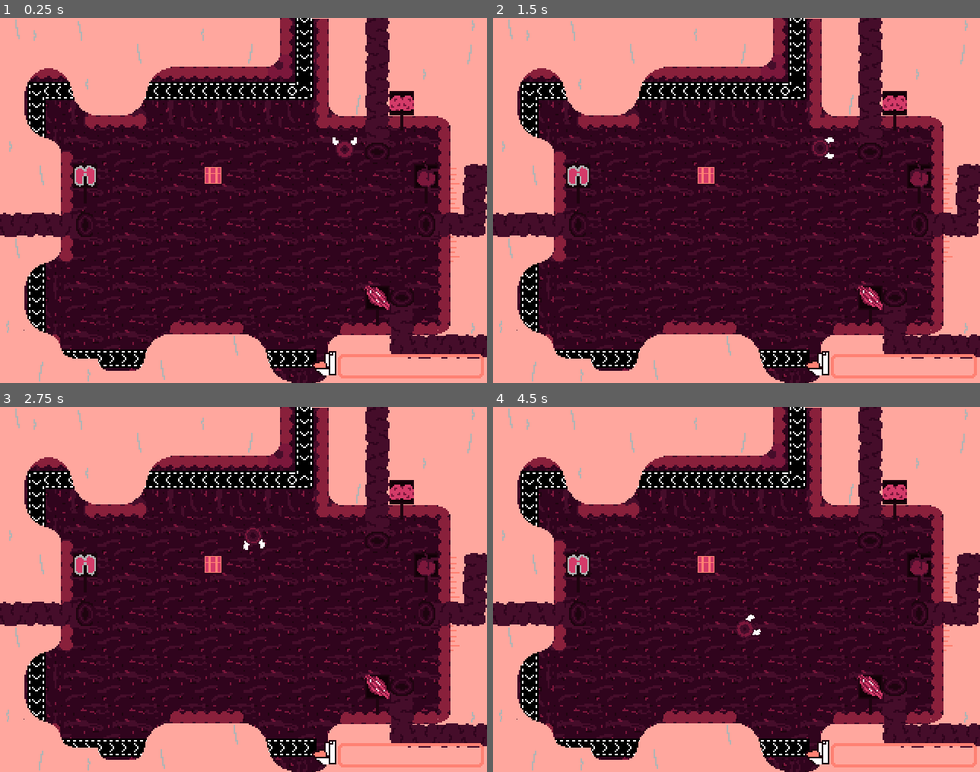
Above: before the commit, frames 1-4 (two rows, left to right).
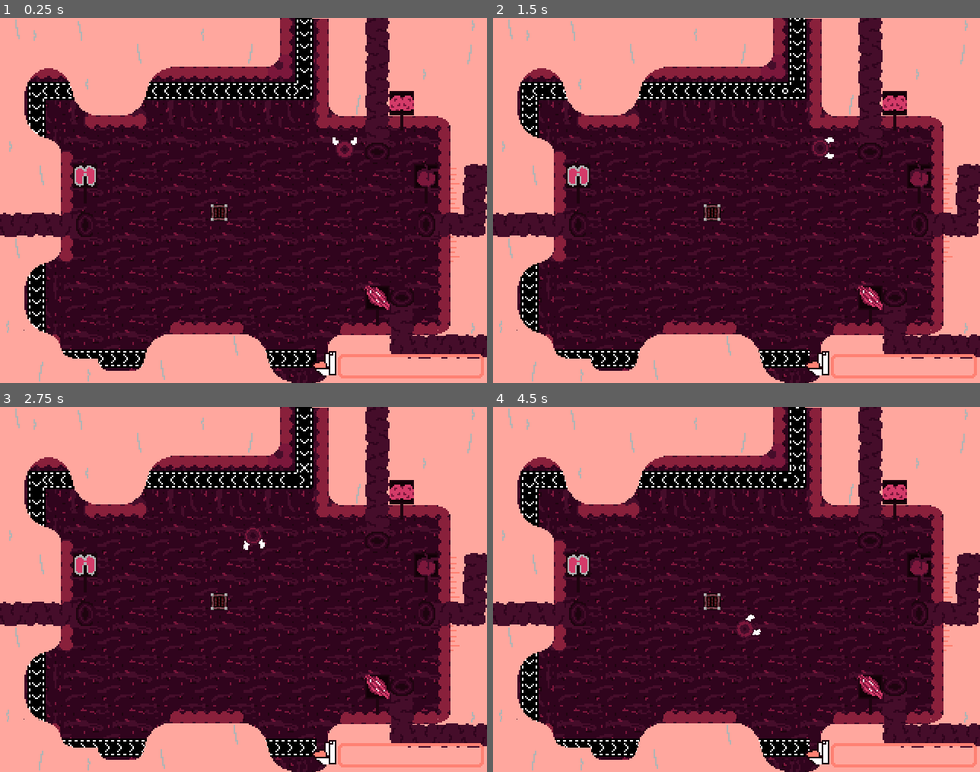
Above: after the commit, the same moments.

Repository: Flipez/arnold
Game: Godot game, scene res://Scenes/MainLevel.tscn
Two runs of this game, one before a commit and one after it. Both use one fixed random seed, a clock stepped at 60 frames per second and the inputs below. Sound files missing from this copy of the repository are replaced by a short silence.
Inputs:
- Up to frame 1 (0.25 s): no input
- Up to frame 2 (1.5 s): hold Right (ui_right) 0.53-1.28 s; tap Space (ui_select) at 0.77 s; hold Down (ui_down) from 1.28 s (still down)
- Up to frame 3 (2.75 s): tap Space (ui_select) at 1.52 s; release Down (ui_down) at 2.03 s; hold Right (ui_right) from 2.03 s (still down)
- Up to frame 4 (4.5 s): release Right (ui_right) at 2.78 s; hold Up (ui_up) 2.78-3.53 s; tap Space (ui_select) at 3.02, 3.77 s; hold Left (ui_left) from 3.53 s (still down)

The runs differ from the first frame. In frame 1, 1.3% of the frame differs, in the area x 5-65%, y 0-96%; in frame 2, 1.3%; in frame 3, 1.3%; in frame 4, 1.7%.

Commit message:
various fixes

Diff:
--- /dev/null
+++ b/Objects/Belt/Belt.gd
@@ -0,0 +1,11 @@
+extends StaticBody2D
+
+# Called when the node enters the scene tree for the first time.
+func _ready():
+  for sprite in get_children():
+    sprite.frame = 0
+    sprite.playing = true
+
+func set_speed(speed):
+  for sprite in get_children():
+    sprite.speed_scale = speed
--- a/Objects/Belt/Belt.tscn
+++ b/Objects/Belt/Belt.tscn
@@ -1,7 +1,8 @@
-[gd_scene load_steps=22 format=2]
+[gd_scene load_steps=23 format=2]
 
 [ext_resource path="res://Objects/Belt/belt_corner.png" type="Texture" id=1]
 [ext_resource path="res://Objects/Belt/belt_spriteframes.tres" type="SpriteFrames" id=2]
+[ext_resource path="res://Objects/Belt/Belt.gd" type="Script" id=3]
 
 [sub_resource type="AtlasTexture" id=1]
 atlas = ExtResource( 1 )
@@ -93,6 +94,7 @@
 
 [node name="Belt" type="StaticBody2D"]
 position = Vector2( 192, 8 )
+script = ExtResource( 3 )
 
 [node name="AnimatedSprite" type="AnimatedSprite" parent="."]
 position = Vector2( 8.00003, 3.05176e-05 )
--- a/Objects/Crate/Crate.gd
+++ b/Objects/Crate/Crate.gd
@@ -1,6 +1,6 @@
 extends StaticBody2D
 
-export var SPEED = 80
+export var SPEED = 5
 var hold_by_player = false
 var player = null
 export var never_touched = true
@@ -65,7 +65,7 @@
 func move_on_belt(delta):
   if position.x == 200 && position.y <= 48:
     position.y += SPEED * delta
-  elif position.y == 224 && position.x >= 252:
+  elif position.y == 224 && position.x >= 218:
     destroy()
   elif position.y >= 224 && position.x <= 252:
     position.y = 224
@@ -106,7 +106,11 @@
   queue_free()
 
 func collect():
+  $InteractionArea/CollisionShape2D.disabled = true
+  visible = false
+  $CollectAudioPlayer.play()
+
+func _on_CollectAudioPlayer_finished():
   print("collected")
-  $CollectPlayer.play()
   emit_signal("collected")
   queue_free()
--- a/Objects/Crate/Crate.tscn
+++ b/Objects/Crate/Crate.tscn
@@ -55,7 +55,7 @@
 }, {
 "frames": [ SubResource( 4 ), SubResource( 5 ), SubResource( 6 ), SubResource( 7 ) ],
 "loop": true,
-"name": "New Anim",
+"name": "air",
 "speed": 5.0
 }, {
 "frames": [ SubResource( 8 ) ],
@@ -103,18 +103,18 @@
 stream = ExtResource( 3 )
 volume_db = -4.039
 
-[node name="CollectPlayer" type="AudioStreamPlayer" parent="."]
-stream = ExtResource( 6 )
-volume_db = -4.039
-
 [node name="ContentAnimatedSprite" type="AnimatedSprite" parent="."]
 visible = false
 position = Vector2( -1.13249e-06, 0.0525572 )
 scale = Vector2( 0.684664, 0.684664 )
 frames = SubResource( 11 )
-animation = "New Anim"
+animation = "air"
 frame = 2
 playing = true
 
+[node name="CollectAudioPlayer" type="AudioStreamPlayer" parent="."]
+stream = ExtResource( 6 )
+
 [connection signal="area_entered" from="InteractionArea" to="." method="_on_InteractionArea_area_entered"]
 [connection signal="area_exited" from="InteractionArea" to="." method="_on_InteractionArea_area_exited"]
+[connection signal="finished" from="CollectAudioPlayer" to="." method="_on_CollectAudioPlayer_finished"]
--- a/Scenes/MainLevel.tscn
+++ b/Scenes/MainLevel.tscn
@@ -14,6 +14,7 @@
 [ext_resource path="res://Sprites/bubblecorner_1.png" type="Texture" id=12]
 [ext_resource path="res://Sprites/bubblecorner_2.png" type="Texture" id=13]
 [ext_resource path="res://Scenes/shitbar.gd" type="Script" id=14]
+[ext_resource path="res://Objects/Crate/destroy.ogg" type="AudioStream" id=15]
 [ext_resource path="res://Objects/Crate/Crate.tscn" type="PackedScene" id=16]
 [ext_resource path="res://Sprites/bubbles.png" type="Texture" id=18]
 [ext_resource path="res://Sprites/sign_stick.png" type="Texture" id=19]
@@ -661,7 +662,7 @@
 [node name="Crates" type="Node2D" parent="."]
 
 [node name="Crate" parent="Crates" instance=ExtResource( 16 )]
-position = Vector2( 140.009, 103.43 )
+position = Vector2( 144, 128 )
 never_touched = false
 
 [node name="skin_overlay" type="TileMap" parent="."]
@@ -764,8 +765,7 @@
 "_edit_use_anchors_": false
 }
 
-[connection signal="area_entered" from="Tubes/Area_lung" to="Tubes" method="_on_Area2D_area_entered"]
-[connection signal="area_entered" from="Tubes/Area_heart" to="Tubes" method="_on_Area2D_area_entered"]
-[connection signal="area_entered" from="Tubes/Area_brain" to="Tubes" method="_on_Area2D_area_entered"]
-[connection signal="area_entered" from="Tubes/Area_muscle" to="Tubes" method="_on_Area2D_area_entered"]
+[node name="BarIncreasePlayer" type="AudioStreamPlayer" parent="Shitbar"]
+stream = ExtResource( 15 )
+
 [connection signal="timeout" from="CrateSpawnerTimer" to="." method="_on_CrateSpawnerTimer_timeout"]
--- a/Scenes/shitbar.gd
+++ b/Scenes/shitbar.gd
@@ -4,4 +4,5 @@
   pass
 
 func crate_destroyed():
+  $BarIncreasePlayer.play()
   $TextureProgress.value += 1
Binary file changed: Objects/Crate/crate.png
Not shown, added: Objects/Crate/destroy.ogg.import
Not shown: 1 places in Scenes/MainLevel.tscn that only renumber resources
Not shown, added: Objects/Crate/destroy.ogg
